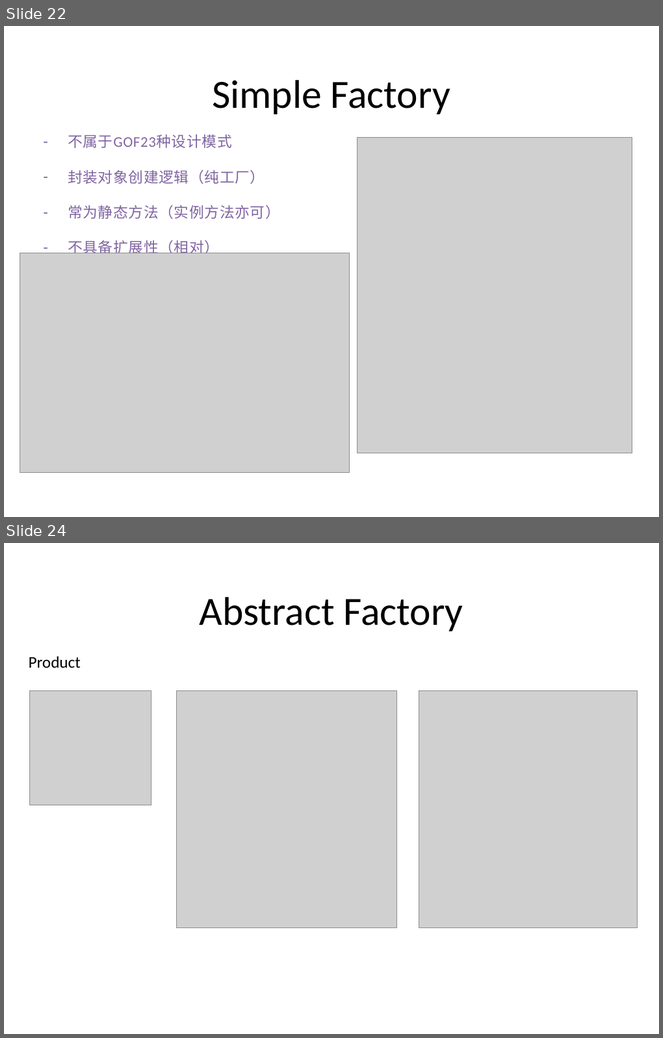
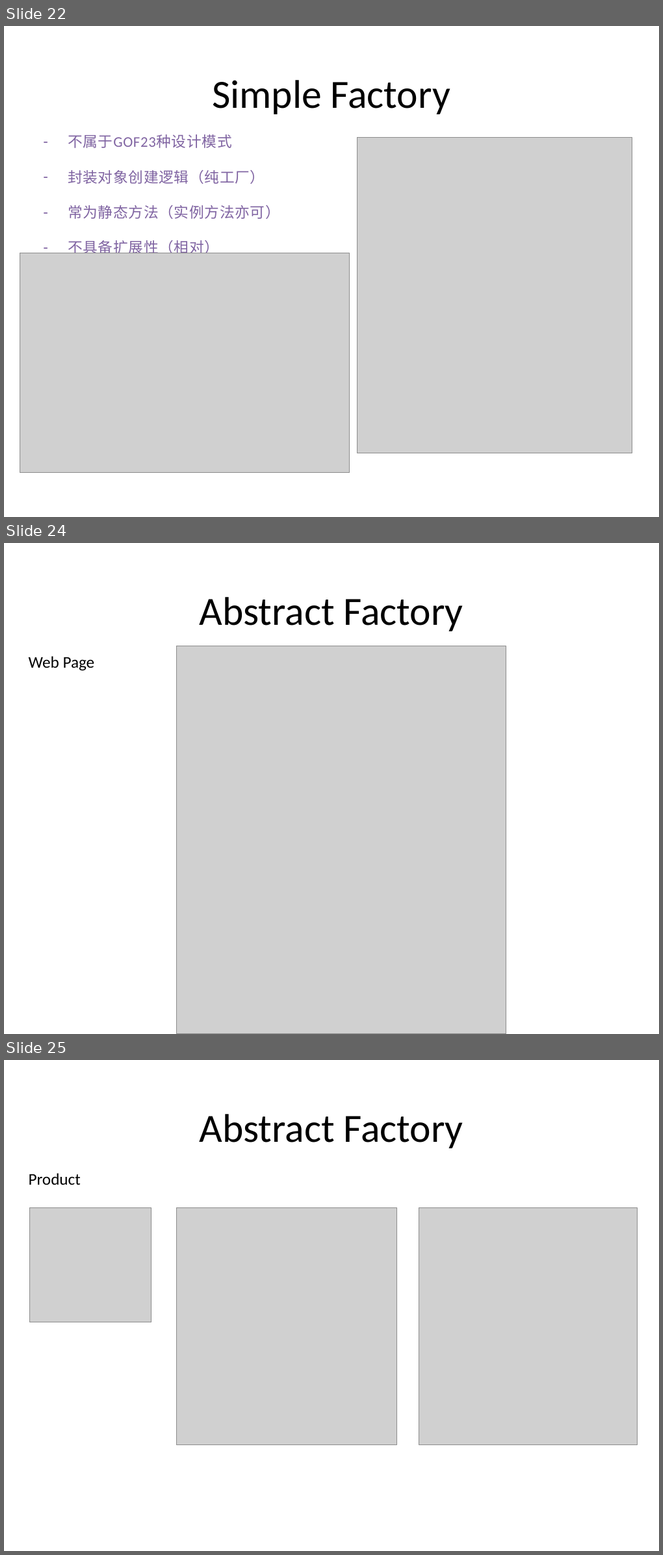
Before and after one commit to PlumpMath/DesignPattern-956, a slide deck: _Doc/Design Pattern (C#) - Part 1.pptx. Shown one above the other, each under a label of ours: slides 22 and 24 before the commit, slides 22, 24 and 25 after it; the slides between them are not shown. The pictures are 663x1038 and 663x1555 pixels, drawn with LibreOffice and Linux fonts; fonts in the diff are those of the drawing; grey boxes stand for pictures. Boxes give left, top, right and bottom in pixels: in the first picture for what was removed or moved away, otherwise in the second. Text is boxed around its words. In the diff, an @@ line names an element or a change of style, - is before the commit and + after.

Commit message:
Updated PPT & AbstractFactory.

```diff
--- a/_Doc/Design Pattern (C#) - Part 1.pptx
+++ b/_Doc/Design Pattern (C#) - Part 1.pptx
@@ slide 24 added at <box>4,543,659,1034</box>, background #FFFFFF @@
@@ title added at <box>200,597,464,631</box>, 44 pt, text #000000 @@
+Abstract Factory
@@ text added at <box>29,656,95,671</box>, 18 pt, text #000000 @@
+Web Page
@@ picture added at <box>177,646,506,1034</box> @@
@@ what was slide 24 is now slide 25 @@
```
Also in this commit, not shown: 6 slides changed, 2 other files.
